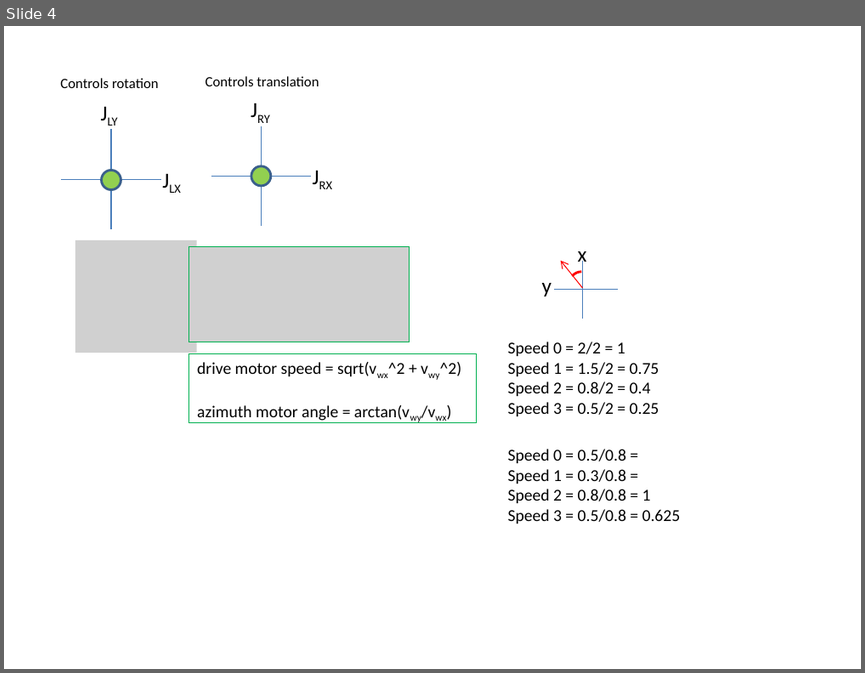
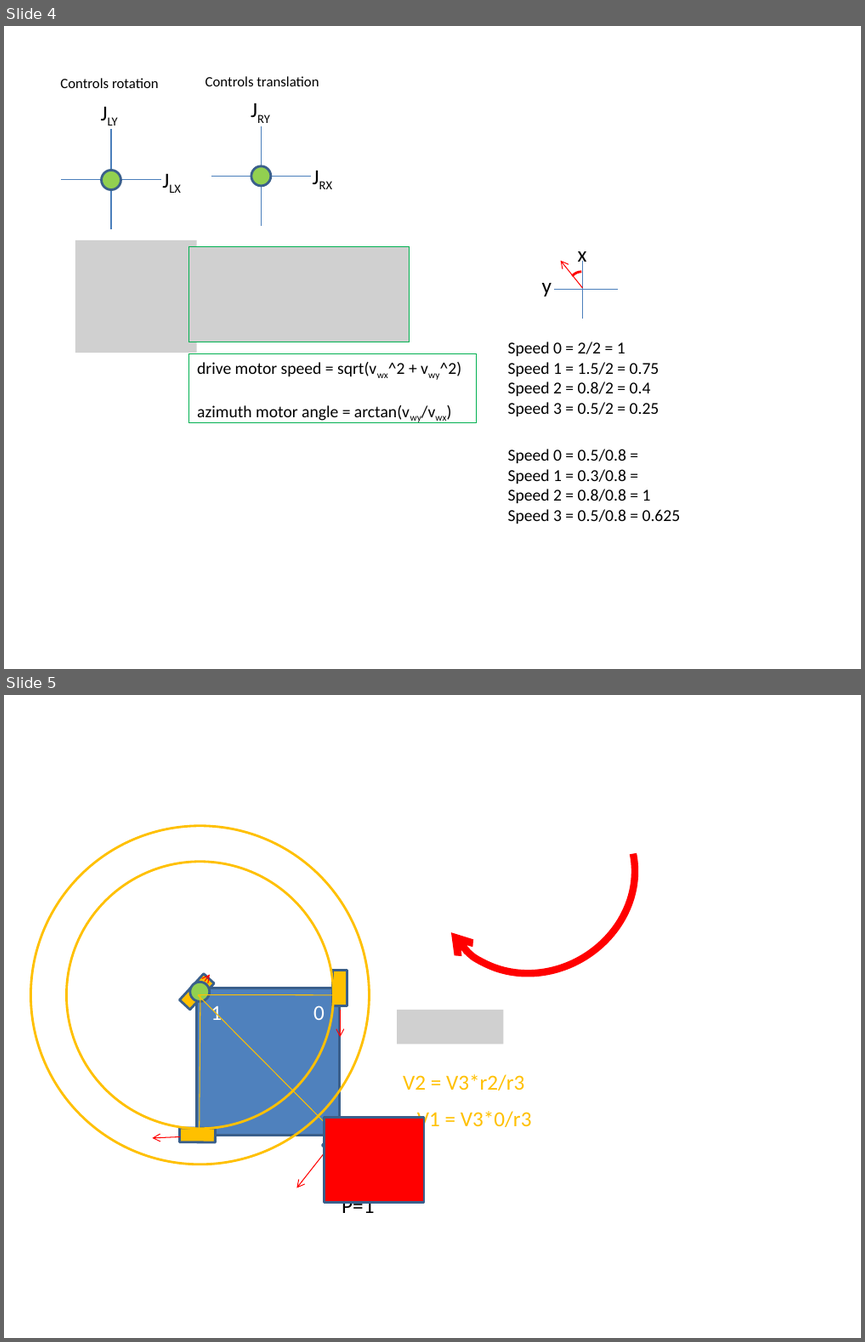
Before and after one commit to secret-city-wildbots/Training, a slide deck: Swerve Diagrams.pptx. Shown one above the other, each under a label of ours: slide 4 before the commit, slides 4 and 5 after it. The pictures are 865x673 and 865x1342 pixels, drawn with LibreOffice and Linux fonts; fonts in the diff are those of the drawing; grey boxes stand for pictures. Boxes give left, top, right and bottom in pixels: in the first picture for what was removed or moved away, otherwise in the second. Text is boxed around its words. In the diff, an @@ line names an element or a change of style, - is before the commit and + after.

```diff
--- a/Swerve Diagrams.pptx
+++ b/Swerve Diagrams.pptx
@@ slide 5 added at (4, 695, 861, 1338), background #FFFFFF @@
@@ arc (boxed as its full ellipse) added at (404, 750, 670, 1009), outline #FF0000 6 pt @@
@@ ellipse added at (30, 826, 369, 1164), outline #FFC000 2 pt @@
@@ ellipse added at (67, 862, 333, 1128), outline #FFC000 2 pt @@
@@ rectangle added at (180, 973, 215, 1009), fill #FFC000, outline #3A5F8C 2 pt @@
@@ arrow added from (208, 977) to (210, 975), #FF0000 0.75 pt @@
@@ rectangle added at (332, 970, 347, 1006), fill #FFC000, outline #3A5F8C 2 pt @@
@@ ellipse added at (190, 982, 210, 1002), fill #92D050, outline #3A5F8C 2 pt @@
@@ rectangle added at (197, 988, 340, 1135), fill #4F81BD, outline #3A5F8C 2 pt @@
@@ line added from (198, 995) to (333, 1131), #FFC000 0.75 pt @@
@@ line added from (199, 995) to (332, 995), #FFC000 0.75 pt @@
@@ line added from (200, 995) to (200, 1133), #FFC000 0.75 pt @@
@@ text added at (211, 1006, 222, 1020), 18 pt, text #FFFFFF @@
+1
@@ text added at (313, 1005, 324, 1020), 18 pt, text #FFFFFF @@
+0
@@ arrow added from (340, 1009) to (340, 1037), #FF0000 0.75 pt @@
@@ picture added at (397, 1009, 504, 1043) @@
@@ text added at (403, 1074, 524, 1090), 18 pt, text #FFC000 @@
+V2 = V3*r2/r3
@@ rectangle added at (179, 1128, 216, 1143), fill #FFC000, outline #3A5F8C 2 pt @@
@@ rectangle added at (322, 1117, 355, 1154), fill #FFC000, outline #3A5F8C 2 pt @@
@@ rectangle added at (324, 1117, 425, 1202), fill #FF0000, outline #3A5F8C 2 pt @@
@@ text added at (417, 1111, 532, 1132), 18 pt, text #FFC000 @@
+V1 = V3*0/r3
@@ arrow added from (181, 1136) to (152, 1138), #FF0000 0.75 pt @@
@@ arrow added from (326, 1150) to (297, 1188), #FF0000 0.75 pt @@
@@ text added at (223, 1159, 234, 1164), 18 pt, text #FFFFFF @@
+2
@@ text added at (308, 1158, 319, 1166), 18 pt, text #FFFFFF @@
+3
@@ text added at (341, 1196, 374, 1213), 18 pt, text #000000 @@
+P=1
```
Also in this commit, not shown: 1 slide changed.
